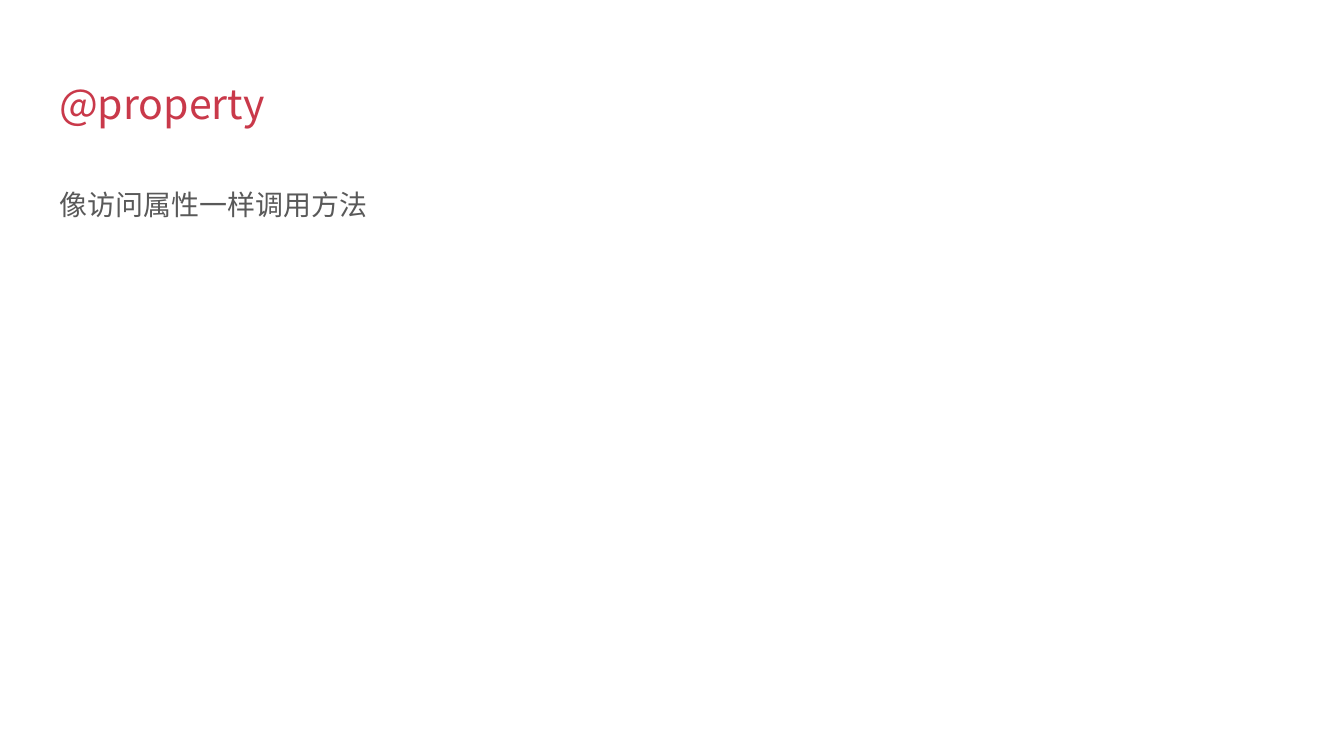
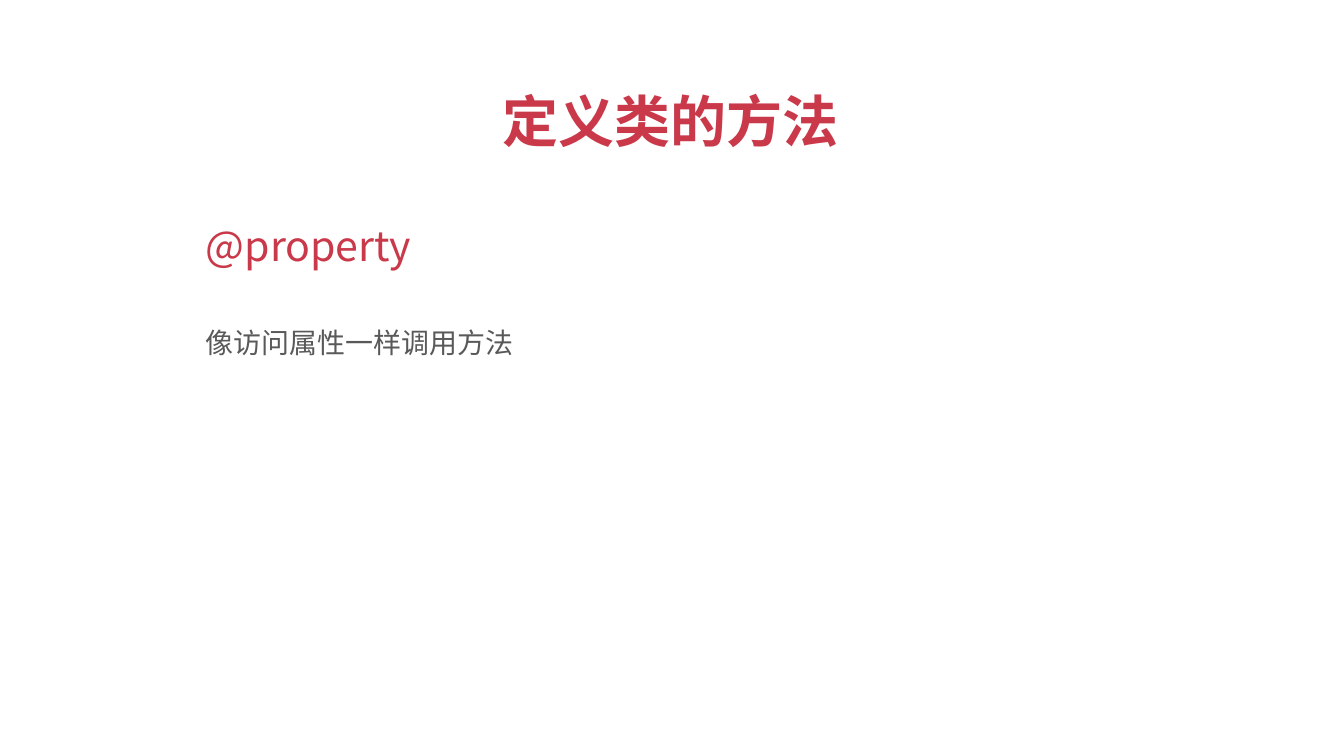
Before and after one commit to albert-feng/Python_OOP, a slide deck: slide 7 of ppt/3.3-定义类的方法.pptx. Drawn at 1344x756 pixels with LibreOffice and Linux fonts; fonts in the diff are those of the drawing. Boxes give left, top, right and bottom in pixels: in the first picture for what was removed or moved away, otherwise in the second. Text is boxed around its words. In the diff, an @@ line names an element or a change of style, - is before the commit and + after.

```diff
--- a/ppt/3.3-定义类的方法.pptx
+++ b/ppt/3.3-定义类的方法.pptx
@@ text added at [503, 94, 839, 147], 30 pt, text #C9394A, bold @@
+定义类的方法
@@ title "@property": place and size @@
-title "@property" at [59, 89, 264, 129]
+title "@property" at [206, 231, 411, 271]
@@ text "像访问属性一样调用方法": place and size @@
-text "像访问属性一样调用方法" at [59, 191, 367, 218]
+text "像访问属性一样调用方法" at [206, 329, 514, 356]
```
Also in this commit, not shown: 6 other slides changed, 4 other files.
